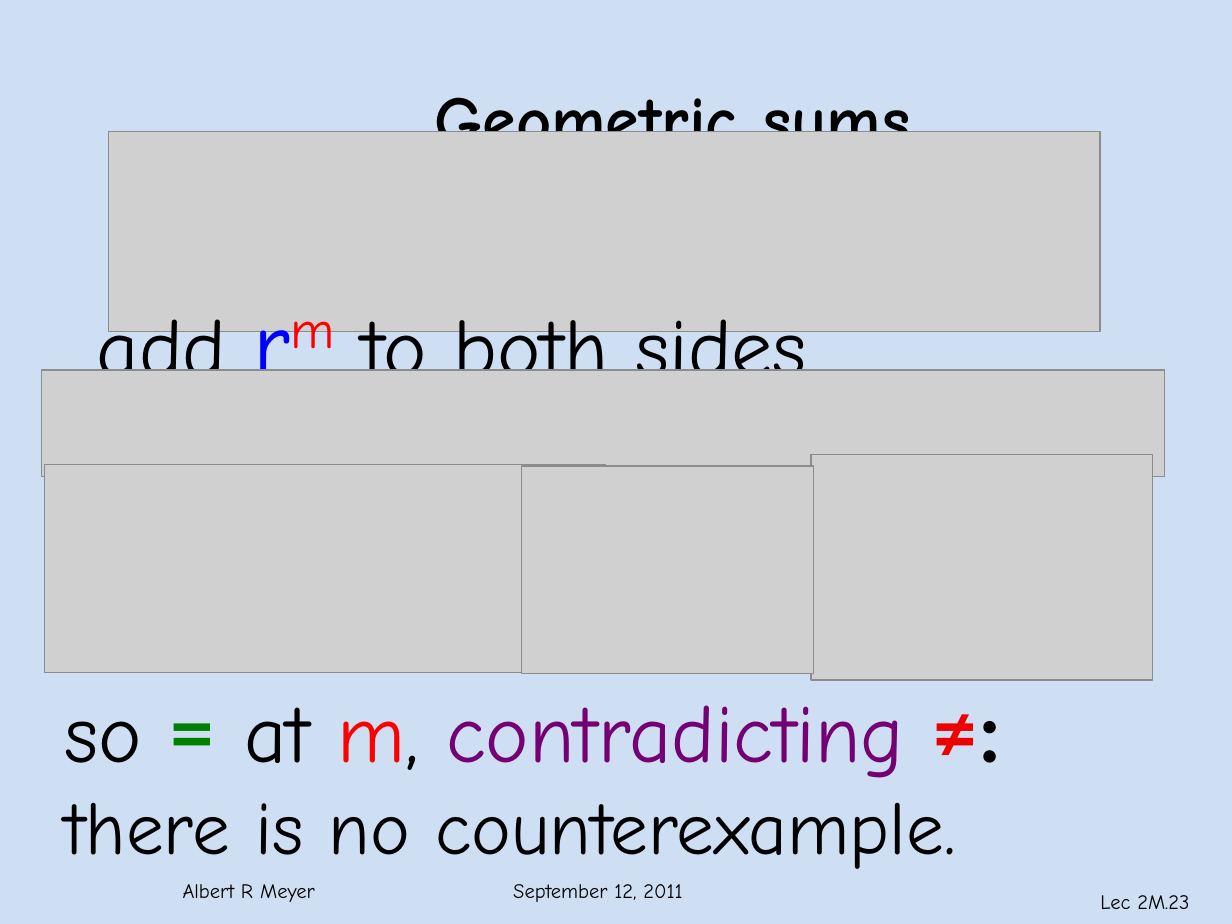
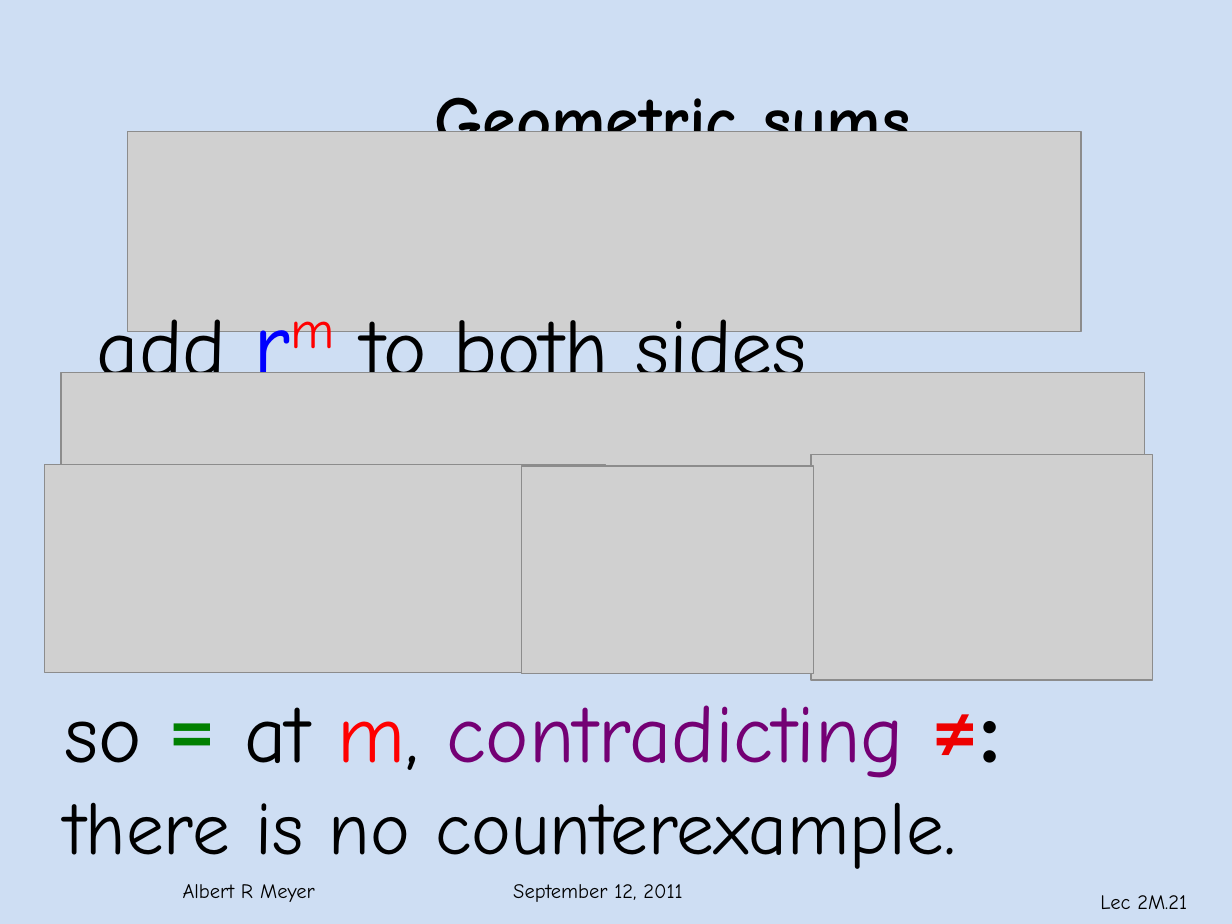
Before and after one commit to armeyer/mcs_web, a slide deck: slide 21 of fall11/slidesF11/slides2m.pptx (slide 23 before the commit). Drawn at 1232x924 pixels with LibreOffice and Linux fonts; fonts in the diff are those of the drawing; grey boxes stand for pictures; background and template pictures are left out. Boxes give left, top, right and bottom in pixels: in the first picture for what was removed or moved away, otherwise in the second. Text is boxed around its words. In the diff, an @@ line names an element or a change of style, - is before the commit and + after.

```diff
--- a/fall11/slidesF11/slides2m.pptx
+++ b/fall11/slidesF11/slides2m.pptx
@@ picture: place and size @@
-picture at [108,132,1100,331]
+picture at [128,132,1082,331]
@@ picture: place and size @@
-picture at [42,370,1165,477]
+picture at [62,373,1146,474]
@@ page number at [1100,895,1187,909]: text changed @@
-Lec 2M.23
+Lec 2M.21
```
Also in this commit, not shown: 9 other slides changed, 2 slides added, 4 slides removed.
